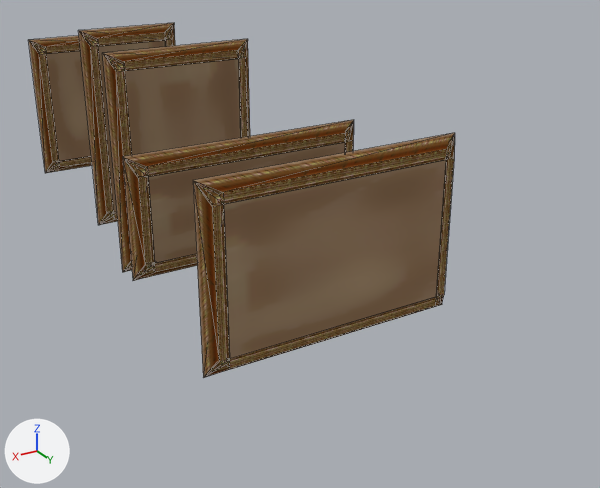
The Blender file objsrc/paintinga.blend, before and after one commit.
The view is the same before and after, from a 50 mm camera at (11.46, 37.12, 9.09) aimed at (-1.97, 14.73, -2.1). Lighting does not change. The marker at lower left points along +X, +Y and +Z. Mesh edges are drawn as thin lines.

Objects in the first picture: 'paintinga4x8', 'paintinga6x6', 'paintinga6x8', 'paintinga8x4', 'paintinga8x6'.
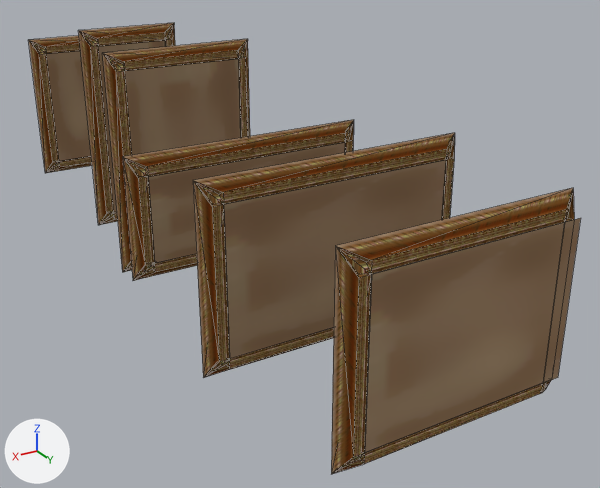
Boxes (x1, y1, x2, y2) around the edits, measured in the pictures (600 x 488 px):
'paintinga7x6', added (brown)
    after: (331, 188, 581, 474)
    faces in mat_paintinga (picture img_paintinga_png): (331, 188, 581, 474)

The change, as a list of edits to the scene's bpy script:
```text
Add me_canvas_001:
    me_canvas_001.from_pydata(...)  # 34 vertices, 44 faces; spans x -3.27..3.27, y -0.2..0.2, z -2.72..2.72
    # faces by material slot: [1, 43]
    me_canvas_001.materials.append(mat_replace0)  # its picture is missing
    me_canvas_001.materials.append(mat_paintinga)  # picture img_paintinga_png
Add ob_paintinga7x6:
    ob_paintinga7x6 = bpy.data.objects.new('paintinga7x6', me_canvas_001)
    ob_paintinga7x6.location = (0.0, 25.0, 0.0)
```
